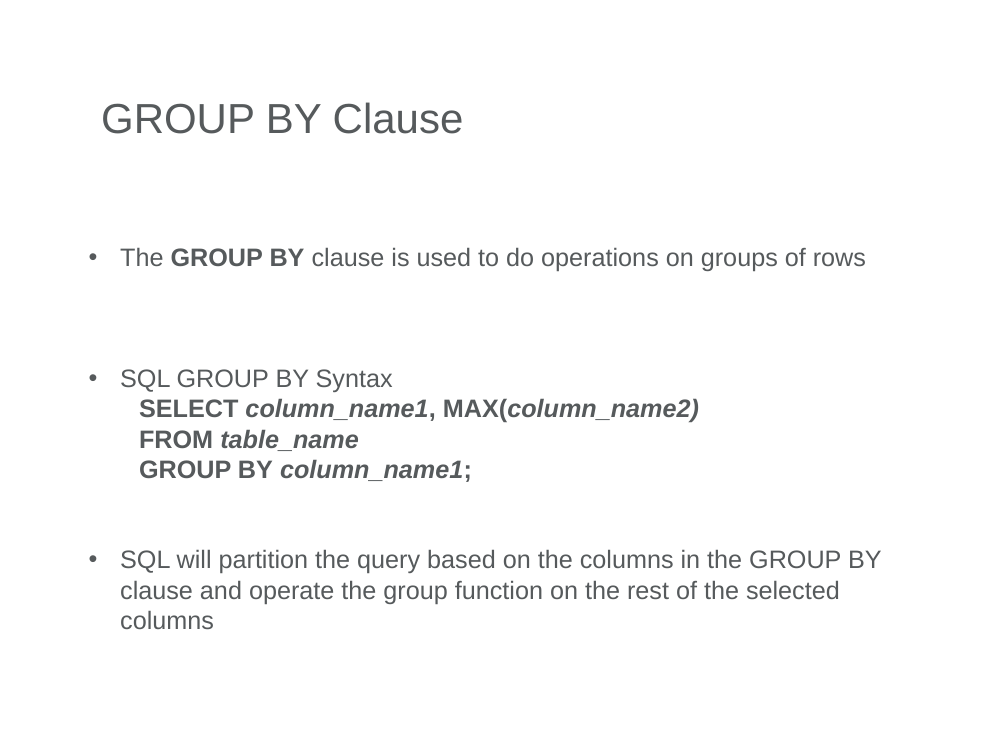
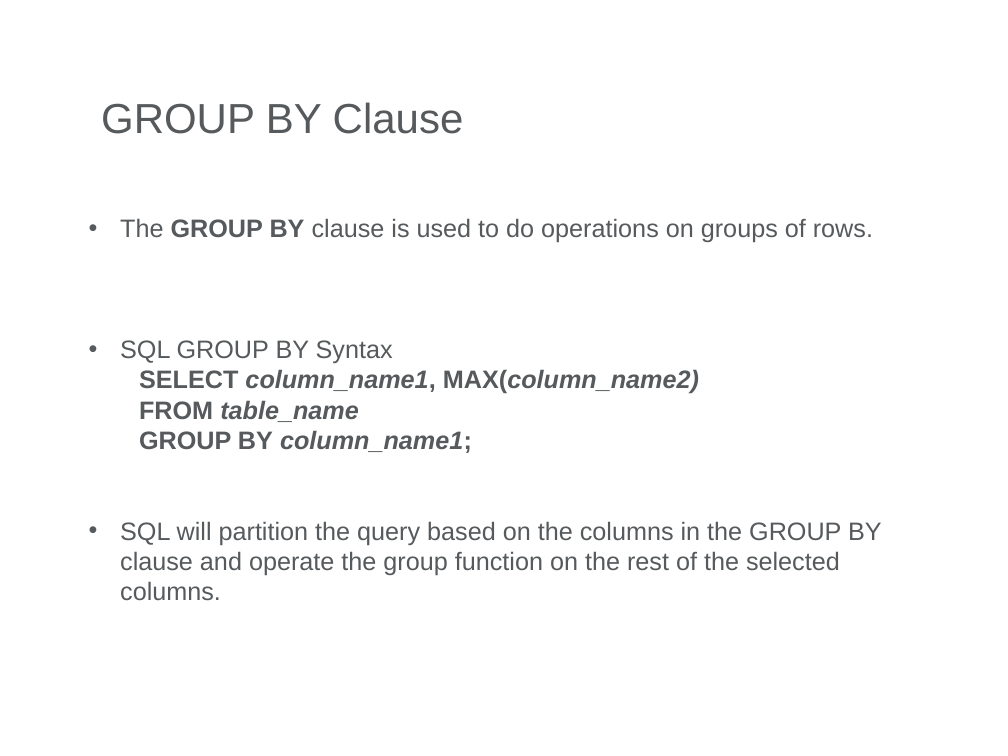
Before and after one commit to radu-duca/JavaDocs, a slide deck: slide 42 of SQL/Prezentare_Workshop/SQL Presentation.pptx. Drawn at 1008x756 pixels with LibreOffice and Linux fonts; fonts in the diff are those of the drawing; background and template pictures are left out. Boxes give left, top, right and bottom in pixels: in the first picture for what was removed or moved away, otherwise in the second. Text is boxed around its words. In the diff, an @@ line names an element or a change of style, - is before the commit and + after.

```diff
--- a/SQL/Prezentare_Workshop/SQL Presentation.pptx
+++ b/SQL/Prezentare_Workshop/SQL Presentation.pptx
@@ text "The GROUP BY clause is ..." moved from (x1=120, y1=247, x2=882, y2=630) to (x1=120, y1=218, x2=882, y2=601) @@
@@ text at (x1=120, y1=218, x2=873, y2=242): text changed @@
-• The GROUP BY clause is used to do operations on groups of rows
+• The GROUP BY clause is used to do operations on groups of rows.
@@ text at (x1=120, y1=521, x2=882, y2=601): text changed @@
-• SQL will partition the query based on the columns in the GROUP BY clause and operate the group function on the rest of the selected columns
+• SQL will partition the query based on the columns in the GROUP BY clause and operate the group function on the rest of the selected columns.
```
Also in this commit, not shown: 9 other slides changed, 2 slides added, 2 slides removed, 2 other files.
